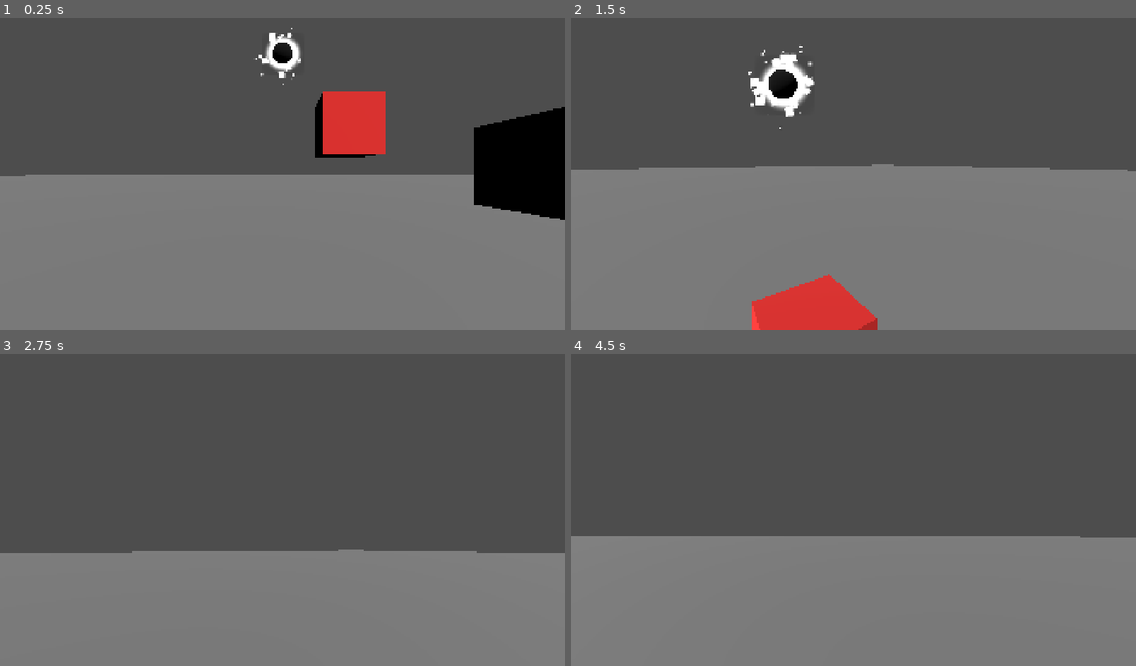
Above: before the commit, frames 1-4 (two rows, left to right).
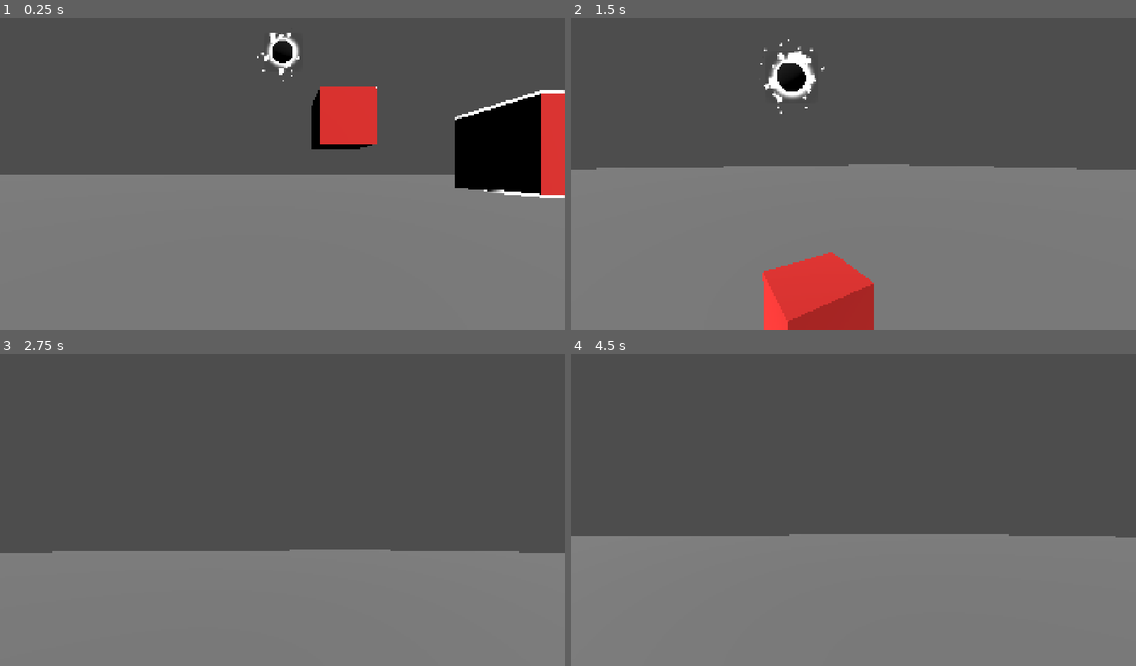
Above: after the commit, the same moments.

Repository: chirp-games/one-bit-14
Game: Godot game, scene res://odins_tests/test1.tscn
Same seed, same stepped clock (60 frames per second), same inputs: the game is played once before the commit and once after it. This scene is started directly instead of the project's main scene.
Inputs (mouse positions are in pixels of both pictures, inside the frame that each line leads up to):
- Up to frame 1 (0.25 s): no input
- Up to frame 2 (1.5 s): move the mouse to (881, 170) at 0.52 s; hold W (forward) from 0.53 s (still down); tap Space (jump) at 0.77 s; move the mouse to (825, 174) at 1.27 s
- Up to frame 3 (2.75 s): keep holding W (forward); tap Space (jump) at 1.52 s; move the mouse to (293, 500) at 2.02 s
- Up to frame 4 (4.5 s): keep holding W (forward); tap Enter at 2.75, 4.25 s; move the mouse to (847, 513) at 2.77 s; tap Space (jump) at 3.02, 3.5, 3.77 s; move the mouse to (893, 510) at 3.52 s; move the mouse to (808, 503) at 4.27 s

The runs differ from the first frame. In frame 1, 5.5% of the frame differs, in the area x 0-100%, y 3-65%; in frame 2, 4.8%; in frame 3, 0.2%; in frame 4, 0.3%.

Commit message:
add game rendering scene

Diff:
--- a/bens_tests/visuals_test.tscn
+++ b/bens_tests/visuals_test.tscn
@@ -42,6 +42,7 @@
 ambient_light_energy = 6.36
 
 [node name="VisualsTest" type="Node3D" unique_id=905520475]
+transform = Transform3D(1, 0, 0, 0, 1, 0, 0, 0, 1, 0, -0.018547058, 0)
 
 [node name="SubViewport" type="SubViewport" parent="." unique_id=1056115267]
 size = Vector2i(1920, 1080)
--- /dev/null
+++ b/blockbench_export.tscn
@@ -0,0 +1,11 @@
+[gd_scene format=3 uid="uid://2w8vd4dmwvcu"]
+
+[ext_resource type="PackedScene" uid="uid://c26vkcxiivi0f" path="res://assets/blockbench/box.gltf" id="1_02iw0"]
+
+[sub_resource type="StandardMaterial3D" id="StandardMaterial3D_vgggf"]
+albedo_color = Color(0, 0, 0, 1)
+
+[node name="blockbench_export" unique_id=1174974 instance=ExtResource("1_02iw0")]
+
+[node name="mesh" parent="." index="0" unique_id=1746691692]
+material_override = SubResource("StandardMaterial3D_vgggf")
--- a/game/game.tscn
+++ /dev/null
@@ -1,6 +0,0 @@
-[gd_scene format=3 uid="uid://b5pqkeu4bwhib"]
-
-[ext_resource type="Script" uid="uid://cnf5udhk03rug" path="res://game/game.gd" id="1_l1rk1"]
-
-[node name="Game" type="Node2D" unique_id=1516163044]
-script = ExtResource("1_l1rk1")
--- /dev/null
+++ b/game/level.tscn
@@ -0,0 +1,28 @@
+[gd_scene format=3 uid="uid://bhk0eswhskkve"]
+
+[ext_resource type="PackedScene" uid="uid://dw6jd0bf8s3uc" path="res://jakes_test/BlackHole.tscn" id="2_uk5k8"]
+[ext_resource type="PackedScene" uid="uid://dkx82op2hp5ul" path="res://jakes_test/Box.tscn" id="2_xssv6"]
+
+[sub_resource type="PlaneMesh" id="PlaneMesh_gm6uc"]
+size = Vector2(200, 200)
+
+[sub_resource type="WorldBoundaryShape3D" id="WorldBoundaryShape3D_gm6uc"]
+
+[node name="Level" type="Node3D" unique_id=1439589701]
+
+[node name="MeshInstance3D" type="MeshInstance3D" parent="." unique_id=1370048584]
+mesh = SubResource("PlaneMesh_gm6uc")
+
+[node name="StaticBody3D" type="StaticBody3D" parent="MeshInstance3D" unique_id=153640908]
+
+[node name="CollisionShape3D" type="CollisionShape3D" parent="MeshInstance3D/StaticBody3D" unique_id=1858435546]
+shape = SubResource("WorldBoundaryShape3D_gm6uc")
+
+[node name="DirectionalLight3D" type="DirectionalLight3D" parent="." unique_id=1728845211]
+transform = Transform3D(0.91280603, -0.27103814, 0.3054889, 0, 0.74802613, 0.6636693, -0.40839338, -0.60580134, 0.6828028, 0, 0, 0)
+
+[node name="BlackHole" parent="." unique_id=1549274347 instance=ExtResource("2_uk5k8")]
+transform = Transform3D(1, 0, 0, 0, 1, 0, 0, 0, 1, -1.7404556e-05, 3.414713, -3.1154466)
+
+[node name="Box" parent="." unique_id=1398796155 instance=ExtResource("2_xssv6")]
+transform = Transform3D(1, 0, 0, 0, 1, 0, 0, 0, 1, 0, 1.8019304, 0)
--- /dev/null
+++ b/game/render.tscn
@@ -0,0 +1,55 @@
+[gd_scene format=3 uid="uid://0ikx7ckdqk7r"]
+
+[ext_resource type="PackedScene" uid="uid://hqg4c2sf4rmk" path="res://odins_tests/player.tscn" id="1_i6pon"]
+[ext_resource type="Shader" uid="uid://bc40t1mpyj7og" path="res://bens_tests/dither.gdshader" id="1_kmdim"]
+[ext_resource type="Texture2D" uid="uid://c2gyxo33ujrra" path="res://bens_tests/dither_color.png" id="2_i6pon"]
+[ext_resource type="PackedScene" uid="uid://bhk0eswhskkve" path="res://game/level.tscn" id="2_itw3e"]
+[ext_resource type="PackedScene" uid="uid://htglbgt13uu7" path="res://include/comment/Comment.tscn" id="5_vgggf"]
+
+[sub_resource type="CompressedTexture2D" id="CompressedTexture2D_a0c34"]
+load_path = "res://.godot/imported/bayer16.png-3d835ff1015e98cbbdb7f177a7f4a9f3.ctex"
+
+[sub_resource type="ShaderMaterial" id="ShaderMaterial_vv1mp"]
+shader = ExtResource("1_kmdim")
+shader_parameter/u_dither_tex = SubResource("CompressedTexture2D_a0c34")
+shader_parameter/u_color_tex = ExtResource("2_i6pon")
+shader_parameter/u_bit_depth = 32
+shader_parameter/u_contrast = 0.42
+shader_parameter/u_offset = 0.0
+shader_parameter/u_dither_size = 2
+
+[sub_resource type="Environment" id="Environment_km8ha"]
+background_mode = 1
+ambient_light_energy = 6.36
+
+[node name="RenderGame" type="Control" unique_id=960045773]
+layout_mode = 3
+anchors_preset = 0
+
+[node name="SubViewportContainer" type="SubViewportContainer" parent="." unique_id=2021350572]
+material = SubResource("ShaderMaterial_vv1mp")
+layout_mode = 0
+offset_right = 40.0
+offset_bottom = 40.0
+
+[node name="SubViewport" type="SubViewport" parent="SubViewportContainer" unique_id=1056115267]
+handle_input_locally = false
+size = Vector2i(1920, 1080)
+render_target_update_mode = 4
+
+[node name="CharacterBody3D" parent="SubViewportContainer/SubViewport" unique_id=516948197 instance=ExtResource("1_i6pon")]
+transform = Transform3D(1, 0, 0, 0, 1, 0, 0, 0, 1, 0, 2.0810328, 0)
+
+[node name="Node3D" parent="SubViewportContainer/SubViewport" unique_id=1439589701 instance=ExtResource("2_itw3e")]
+
+[node name="WorldEnvironment" type="WorldEnvironment" parent="SubViewportContainer/SubViewport" unique_id=1413200284]
+environment = SubResource("Environment_km8ha")
+
+[node name="Comment" parent="." unique_id=2120769087 instance=ExtResource("5_vgggf")]
+layout_mode = 0
+offset_left = 27.0
+offset_top = -118.0
+offset_right = 997.0
+offset_bottom = 89.0
+text = "This is the main game rendering scene. It handles the shaders.
+The SubViewport contains the player, the level, and the camera."
--- a/jakes_test/BlackHole.tscn
+++ b/jakes_test/BlackHole.tscn
@@ -5,8 +5,8 @@
 [sub_resource type="SphereShape3D" id="SphereShape3D_0xfd7"]
 
 [sub_resource type="SphereMesh" id="SphereMesh_0xfd7"]
-radius = 0.15
-height = 0.3
+radius = 0.18
+height = 0.36
 
 [sub_resource type="StandardMaterial3D" id="StandardMaterial3D_f4nys"]
 albedo_color = Color(0, 0, 0, 1)
--- a/jakes_test/Box.tscn
+++ b/jakes_test/Box.tscn
@@ -1,13 +1,13 @@
 [gd_scene format=3 uid="uid://dkx82op2hp5ul"]
 
-[ext_resource type="PackedScene" uid="uid://c26vkcxiivi0f" path="res://assets/blockbench/box.gltf" id="1_echrq"]
+[ext_resource type="PackedScene" uid="uid://2w8vd4dmwvcu" path="res://blockbench_export.tscn" id="1_echrq"]
 
 [sub_resource type="BoxShape3D" id="BoxShape3D_os57d"]
 
 [node name="Box" type="RigidBody3D" unique_id=1398796155 groups=["gravity_body", "pushable"]]
 
-[node name="blockbench_export" parent="." unique_id=1174974 instance=ExtResource("1_echrq")]
-transform = Transform3D(1, 0, 0, 0, 1, 0, 0, 0, 1, 0, -0.49255657, 0)
-
 [node name="CollisionShape3D" type="CollisionShape3D" parent="." unique_id=43976353]
 shape = SubResource("BoxShape3D_os57d")
+
+[node name="blockbench_export" parent="." unique_id=1174974 instance=ExtResource("1_echrq")]
+transform = Transform3D(1, 0, 0, 0, 1, 0, 0, 0, 1, 0, -0.5033506, 0)
--- a/odins_tests/player.tscn
+++ b/odins_tests/player.tscn
@@ -1,10 +1,23 @@
 [gd_scene format=3 uid="uid://hqg4c2sf4rmk"]
 
 [ext_resource type="Script" uid="uid://cktaibrcr10b5" path="res://odins_tests/character_body_3d.gd" id="1_pgy84"]
+[ext_resource type="Shader" uid="uid://cqhnt67i7k2v2" path="res://bens_tests/outline.gdshader" id="2_xk2t1"]
 
 [sub_resource type="CapsuleMesh" id="CapsuleMesh_gm6uc"]
 
 [sub_resource type="CapsuleShape3D" id="CapsuleShape3D_gm6uc"]
+
+[sub_resource type="QuadMesh" id="QuadMesh_6fuyk"]
+size = Vector2(2, 2)
+
+[sub_resource type="ShaderMaterial" id="ShaderMaterial_2riv1"]
+render_priority = 0
+shader = ExtResource("2_xk2t1")
+shader_parameter/thickness = 0.70000000298024
+shader_parameter/outline_color = Color(1, 1, 1, 1)
+shader_parameter/samples = 4
+shader_parameter/sensitivity = 0.3499999921768
+shader_parameter/edge_fade = 0.006000000285
 
 [node name="CharacterBody3D" type="CharacterBody3D" unique_id=516948197 groups=["gravity_body"]]
 script = ExtResource("1_pgy84")
@@ -16,7 +29,11 @@
 [node name="CollisionShape3D" type="CollisionShape3D" parent="." unique_id=748064783]
 shape = SubResource("CapsuleShape3D_gm6uc")
 
-[node name="Camera" type="Camera3D" parent="." unique_id=577193140]
+[node name="Camera" type="Camera3D" parent="." unique_id=15610491]
 unique_name_in_owner = true
-transform = Transform3D(1, 0, 0, 0, 1, 0, 0, 0, 1, 0, 0.60438704, 0)
-cull_mask = 1048573
+transform = Transform3D(1, 0, 0, 0, 1, 0, 0, 0, 1, 0, 0.40901852, 0.29192686)
+
+[node name="MeshInstance3D" type="MeshInstance3D" parent="Camera" unique_id=548381793]
+transform = Transform3D(1, 0, 0, 0, 1, 0, 0, 0, 1, 0, 0, -0.52975893)
+mesh = SubResource("QuadMesh_6fuyk")
+surface_material_override/0 = SubResource("ShaderMaterial_2riv1")
--- a/odins_tests/test1.tscn
+++ b/odins_tests/test1.tscn
@@ -26,7 +26,7 @@
 transform = Transform3D(0.91280603, -0.27103814, 0.3054889, 0, 0.74802613, 0.6636693, -0.40839338, -0.60580134, 0.6828028, 0, 0, 0)
 
 [node name="BlackHole" parent="." unique_id=1549274347 instance=ExtResource("2_wbep5")]
-transform = Transform3D(1, 0, 0, 0, 1, 0, 0, 0, 1, 0, 3.411955, -3.115499)
+transform = Transform3D(1, 0, 0, 0, 1, 0, 0, 0, 1, -1.7404556e-05, 3.414713, -3.1154466)
 
 [node name="Box" parent="." unique_id=1398796155 instance=ExtResource("3_3435s")]
 transform = Transform3D(1, 0, 0, 0, 1, 0, 0, 0, 1, 2.990569, 1.9961321, -2.1979282)
